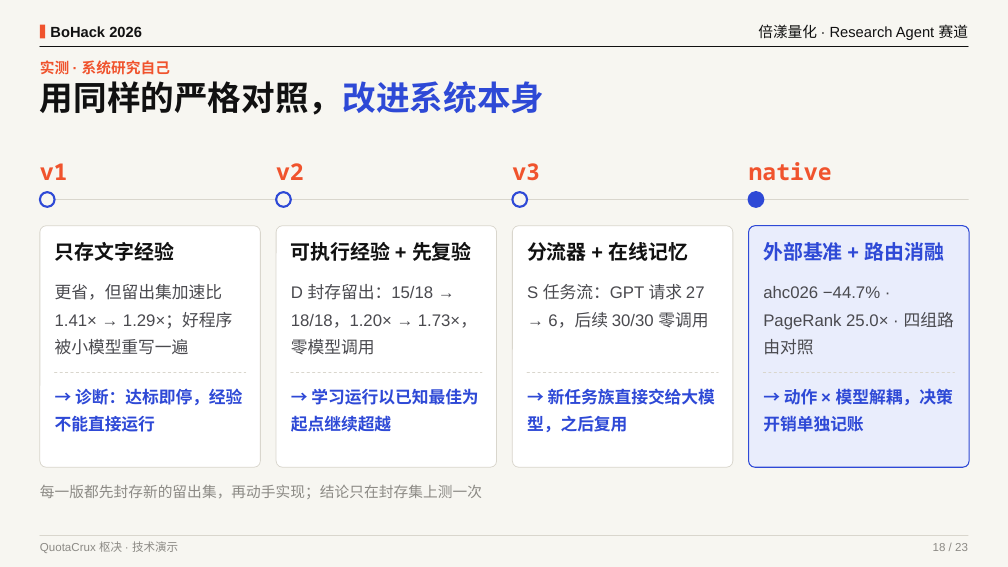
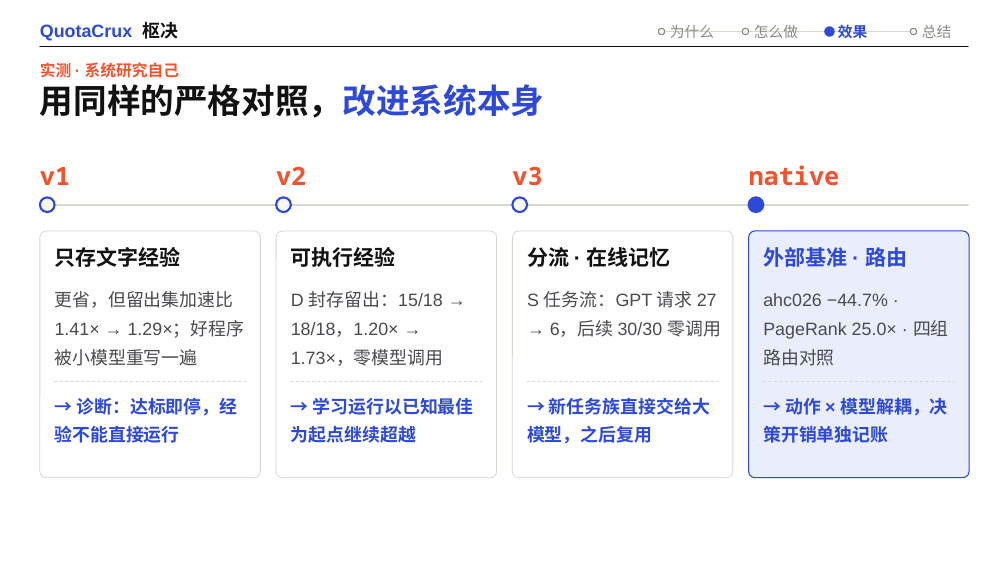
Before and after one commit to bohack-2026-hw/QuotaCrux, a slide deck: slide 18 of docs/presentation/QuotaCrux.pptx. Drawn at 1008x567 pixels with LibreOffice and Linux fonts; fonts in the diff are those of the drawing; background and template pictures are left out. Boxes give left, top, right and bottom in pixels: in the first picture for what was removed or moved away, otherwise in the second. Text is boxed around its words. In the diff, an @@ line names an element or a change of style, - is before the commit and + after.

```diff
--- a/docs/presentation/QuotaCrux.pptx
+++ b/docs/presentation/QuotaCrux.pptx
@@ rectangle removed at <box>0,0,1008,567</box> @@
@@ text at <box>40,21,178,41</box>: text changed; size 11 to 17 pt; text colour #8C8A85 to #2E49D6; bold on @@
-QuotaCrux 枢决 · 技术演示
+QuotaCrux 枢决
@@ text "QuotaCrux 枢决" at <box>40,21,178,41</box>: vertical alignment top to middle @@
@@ rectangle removed at <box>40,25,45,39</box> @@
@@ text removed at <box>50,26,142,37</box> @@
-BoHack 2026
@@ ellipse added at <box>659,29,665,35</box>, fill #F7F6F1, outline #8C8A85 1 pt @@
@@ text added at <box>670,25,714,38</box>, 14 pt, text #8C8A85 @@
+为什么
@@ ellipse added at <box>743,29,749,35</box>, fill #F7F6F1, outline #8C8A85 1 pt @@
@@ text added at <box>754,25,798,38</box>, 14 pt, text #8C8A85 @@
+怎么做
@@ text removed at <box>758,24,968,40</box> @@
-倍漾量化 · Research Agent 赛道
@@ ellipse added at <box>825,26,834,36</box>, fill #2E49D6, outline #2E49D6 1 pt @@
@@ text added at <box>838,24,867,38</box>, 14 pt, text #2E49D6, bold @@
+效果
@@ ellipse added at <box>910,29,917,35</box>, fill #F7F6F1, outline #8C8A85 1 pt @@
@@ text added at <box>922,24,951,38</box>, 14 pt, text #8C8A85 @@
+总结
@@ line added from (662, 32) to (913, 32), #D9D6CD 1 pt @@
@@ text "实测 · 系统研究自己" at <box>40,62,179,78</box>: size 14 to 15 pt @@
@@ size 22 to 24 pt in 4 elements at <box>276,166,306,185</box>, <box>40,167,70,185</box>, <box>512,166,542,186</box>, <box>749,165,840,186</box> @@
@@ 4 ellipses, 1 line: place and size @@
-4 ellipses, 1 line at <box>40,192,969,206</box>
+4 ellipses, 1 line at <box>40,197,969,212</box>
@@ rounded rectangle: place and size @@
-rounded rectangle at <box>40,226,261,467</box>
+rounded rectangle at <box>40,231,261,478</box>
@@ rounded rectangle: place and size @@
-rounded rectangle at <box>276,226,497,467</box>
+rounded rectangle at <box>276,231,497,478</box>
@@ rounded rectangle: place and size @@
-rounded rectangle at <box>513,226,734,467</box>
+rounded rectangle at <box>513,231,734,478</box>
@@ rounded rectangle: place and size @@
-rounded rectangle at <box>749,226,969,467</box>
+rounded rectangle at <box>749,231,969,478</box>
@@ text "只存文字经验" at <box>55,247,181,267</box>: size 19 to 20 pt @@
@@ text at <box>291,247,396,267</box>: text changed; size 19 to 20 pt @@
-可执行经验 + 先复验
+可执行经验
@@ text at <box>527,247,671,267</box>: text changed; size 19 to 20 pt @@
-分流器 + 在线记忆
+分流 · 在线记忆
@@ text at <box>763,247,907,267</box>: text changed; size 19 to 20 pt @@
-外部基准 + 路由消融
+外部基准 · 路由
@@ 4 texts, 4 lines: place and size @@
-4 texts, 4 lines at <box>54,373,954,432</box>
+4 texts, 4 lines at <box>54,381,954,444</box>
@@ size 16 to 17 pt in 8 elements at <box>55,291,245,366</box>, <box>291,291,444,366</box>, <box>527,291,721,337</box>, <box>763,293,949,366</box>, <box>55,398,237,443</box>, <box>291,398,474,443</box>, <box>527,398,710,444</box>, <box>763,398,948,443</box> @@
@@ text removed at <box>40,485,482,499</box> @@
-每一版都先封存新的留出集，再动手实现；结论只在封存集上测一次
@@ line removed from (40, 535) to (969, 535) @@
@@ text removed at <box>933,543,968,551</box> @@
-18 / 23
```
Also in this commit, not shown: 21 other slides changed, 1 slide removed, 16 other files.
